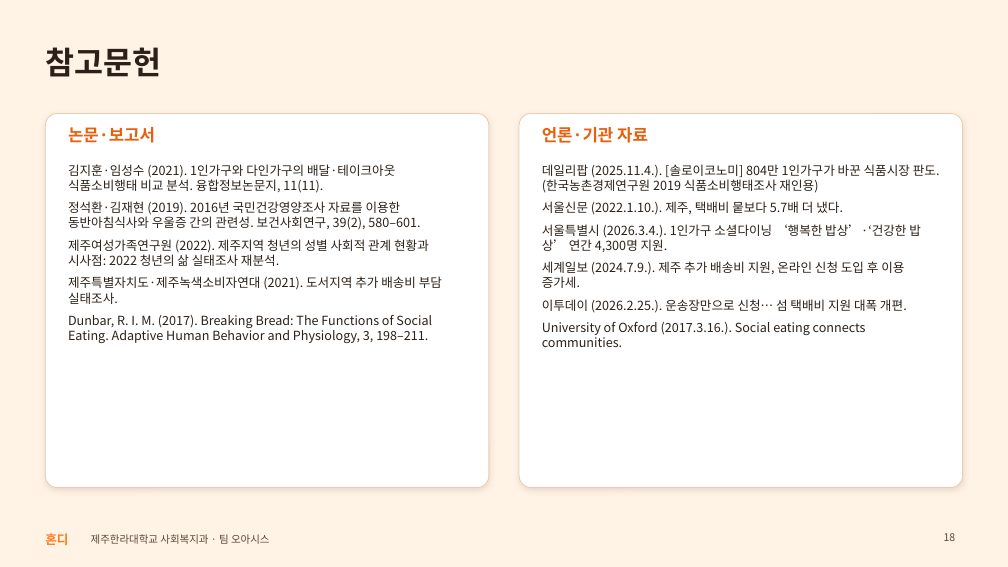
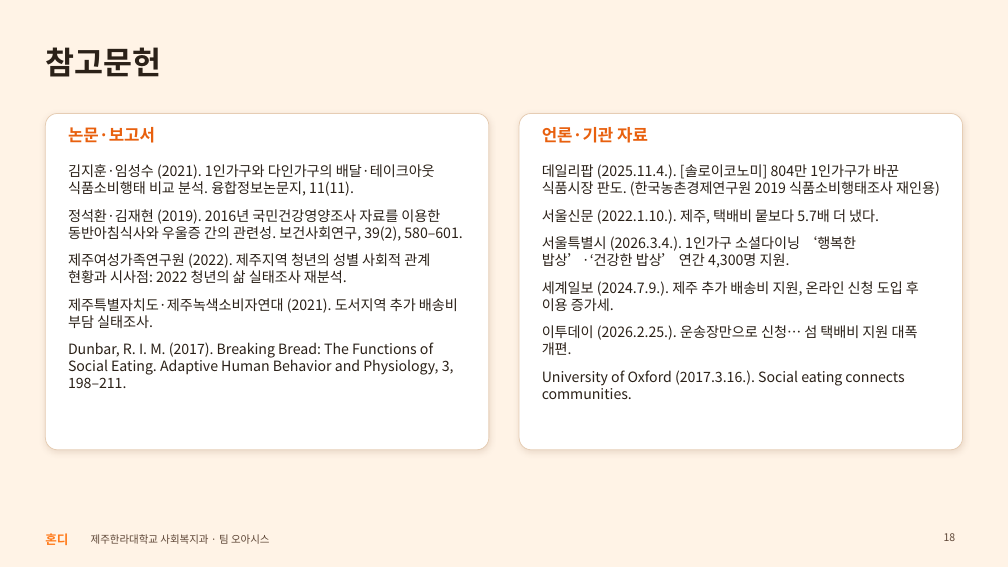
Before and after one commit to oasishondi/oasishondi.github.io, a slide deck: slide 18 of print/Hondi_presentation.pptx. Drawn at 1008x567 pixels with LibreOffice and Linux fonts; fonts in the diff are those of the drawing. Boxes give left, top, right and bottom in pixels: in the first picture for what was removed or moved away, otherwise in the second. Text is boxed around its words. In the diff, an @@ line names an element or a change of style, - is before the commit and + after.

```diff
--- a/print/Hondi_presentation.pptx
+++ b/print/Hondi_presentation.pptx
@@ rounded rectangle: place and size @@
-rounded rectangle at (45,113,489,488)
+rounded rectangle at (45,113,489,450)
@@ rounded rectangle at (45,113,489,450): proportions changed @@
@@ rounded rectangle at (520,113,963,450): proportions changed @@
@@ rounded rectangle: place and size @@
-rounded rectangle at (520,113,963,488)
+rounded rectangle at (520,113,963,450)
@@ text "김지훈·임성수 (2021). 1인가구와 다인가구의 배달·테이크아웃 ..." at (68,164,462,388): size 12 to 13.5 pt; more space between paragraphs @@
@@ text "데일리팝 (2025.11.4.). [솔로이코노미] 804만 1인가구가 ..." at (542,164,940,399): size 12 to 13.5 pt; more space between paragraphs @@
```
Also in this commit, not shown: 4 other slides changed, 1 other file.
